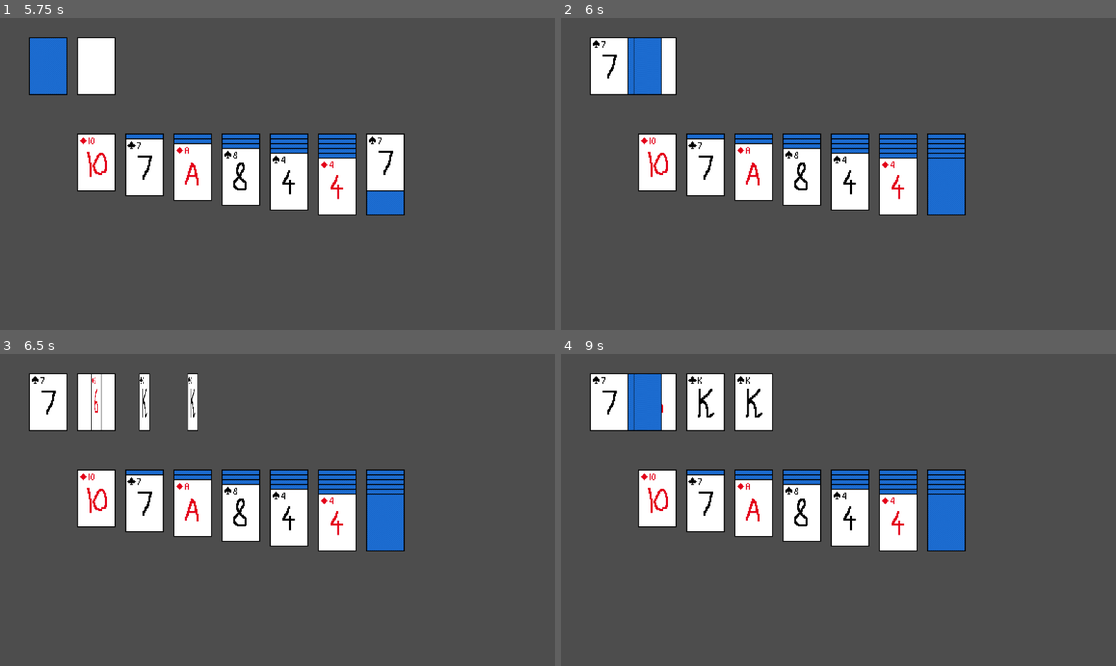
Above: before the commit, frames 1-4 (two rows, left to right).
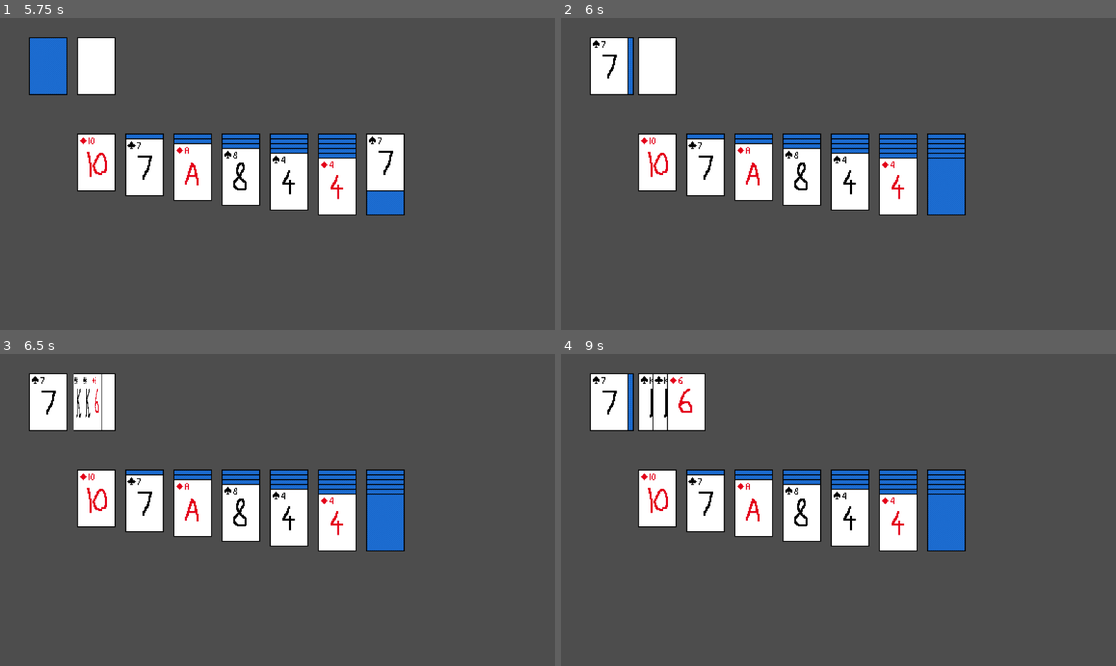
Above: after the commit, the same moments.

Repository: pnkmht135/Solitaire
Game: Godot game, scene res://Game.tscn
Two runs of this game, one before a commit and one after it. Both use one fixed random seed, a clock stepped at 60 frames per second and the inputs below.
Inputs (mouse positions are in pixels of both pictures, inside the frame that each line leads up to):
- Up to frame 1 (5.75 s): move the mouse to (49, 89) at 0.52 s; press the mouse at (49, 89) at 0.53 s; move the mouse to (144, 161) at 1.27 s; release the mouse at (144, 161) at 1.28 s; click (144, 161) at 1.35 s; move the mouse to (194, 161) at 2.02 s; press the mouse at (194, 161) at 2.03 s; tap Enter at 2.75 s; move the mouse to (238, 161) at 2.77 s; release the mouse at (238, 161) at 2.78 s; click (238, 161) at 2.85 s; move the mouse to (288, 161) at 3.52 s; press the mouse at (288, 161) at 3.53 s; tap Space at 4.25 s; move the mouse to (338, 161) at 4.27 s; release the mouse at (338, 161) at 4.28 s; click (338, 161) at 4.35 s; move the mouse to (382, 161) at 5.02 s; press the mouse at (382, 161) at 5.03 s
- Up to frame 2 (6 s): tap Enter at 5.75 s; move the mouse to (610, 64) at 5.77 s; release the mouse at (610, 64) at 5.78 s; click (610, 64) at 5.85 s
- Up to frame 3 (6.5 s): no input
- Up to frame 4 (9 s): move the mouse to (655, 400) at 6.52 s; press the mouse at (655, 400) at 6.53 s; tap Space at 7.25, 8.75 s; move the mouse to (705, 400) at 7.27 s; release the mouse at (705, 400) at 7.28 s; click (705, 400) at 7.35 s; tap Enter at 8 s; move the mouse to (755, 400) at 8.02 s; press the mouse at (755, 400) at 8.03 s; move the mouse to (610, 400) at 8.77 s; release the mouse at (610, 400) at 8.78 s; click (610, 400) at 8.85 s

Frame 1 is identical in both runs. In frame 2, 1.0% of the frame differs, in the area x 12-19%, y 6-25%; in frame 3, 1.0%; in frame 4, 3.5%, in the area x 12-39%, y 6-25%.

Commit message:
more stockpile functionality

Diff:
--- a/Game elements/stockpile.gd
+++ b/Game elements/stockpile.gd
@@ -7,7 +7,7 @@
 #@onready var open_pos: Vector2 =Vector2(100,0) #TODO: make this not hardcoded?
 @onready var click_closed: Area2D = $Click_Closed
 @onready var click_opened: Area2D = $Opened/Click_Opened # TODO: might not need, use card hitbox instead!
-var open_offset = Vector2(50,0)
+var open_offset = Vector2(15,0)
 var step = 3 # TODO: maybe make this non-hardcoded?
 
 func initiate(cards : Array[Card]) -> void:
@@ -24,27 +24,38 @@
 
 func _on_click_closed_input_event(_viewport: Node, event: InputEvent, _shape_idx: int) -> void:
 	if event.is_action_pressed("Click"):
-		print("Revealing stock yay")
+		# Do nothing if no cards
+		if cards_stack.is_empty():
+			return
+		# Reset stockpile if at end
+		if current_index == num_cards-1:
+			for card in cards_stack:
+				card.reparent(self)
+				var tween=create_tween()
+				tween.set_ease(Tween.EASE_IN_OUT)
+				tween.tween_property(card,"position",Vector2(0,0),0.5)
+				card.flip_card()
+			current_index=-1
+			return
 		var new_index: int
+		# Typical case: reveal next 3 closed cards
 		if current_index<num_cards-3:# num_card-> last_index+1
 			new_index=current_index+3
+		# Edge case: less than 3 remaining to reveal -> reveal remaining
 		else:
 			new_index=num_cards-1
-		print("Test 1")
 		#TODO: insert func to make all currently open cards fall in line
 		var revealed: Array[Card] = cards_stack.slice(current_index+1,new_index+1)
+		revealed.reverse() # Ensure topmost closed element -> bottommost opened
 		var shift = Vector2(0,0)
-		print("Test 2 ",revealed)
-		print(current_index,new_index)
 		#TODO: Make sure topmost element in array->bottom most in opened
 		for card in revealed:
-			print("bruh")
 			card.reparent(click_opened) #TODO: might be messy beware
 			var tween = create_tween()
 			tween.set_ease(Tween.EASE_IN_OUT)
-			tween.tween_property(card,"position",shift,0.5)
+			tween.tween_property(card,"position",shift,1)
 			shift+=open_offset
-			card.move_to_front()
+			card.move_to_front() # Is this doing anything?
 			card.flip_card()
 			card.disable()
 		current_index=new_index
